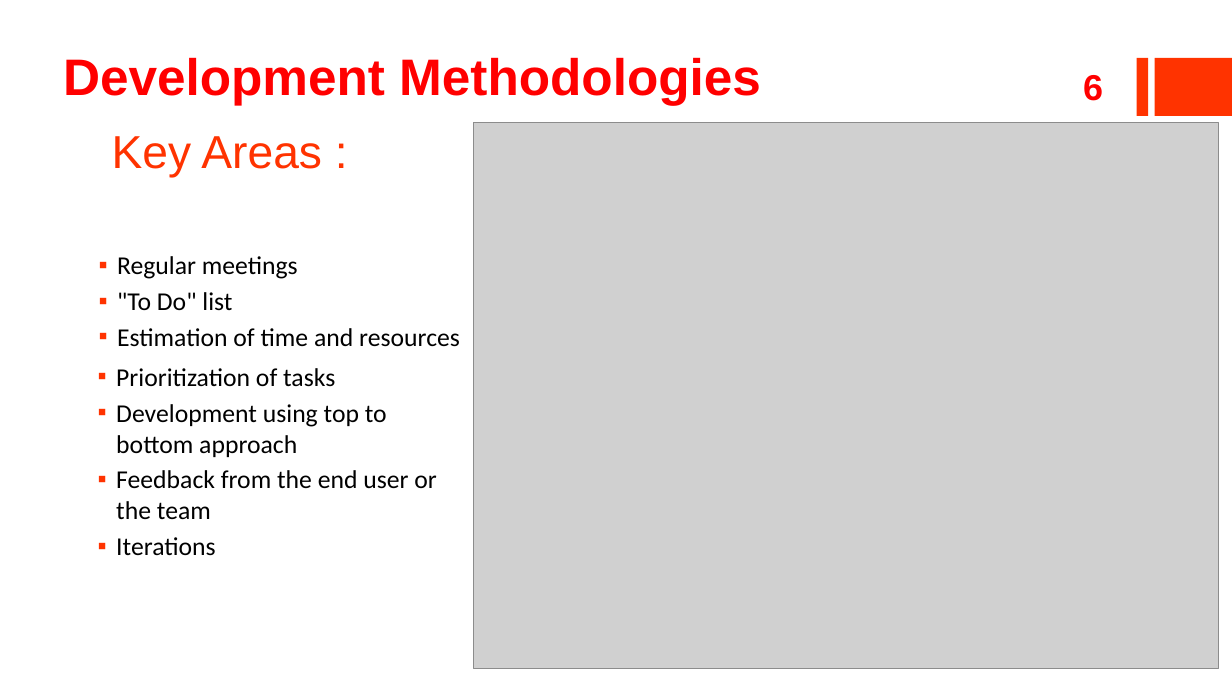
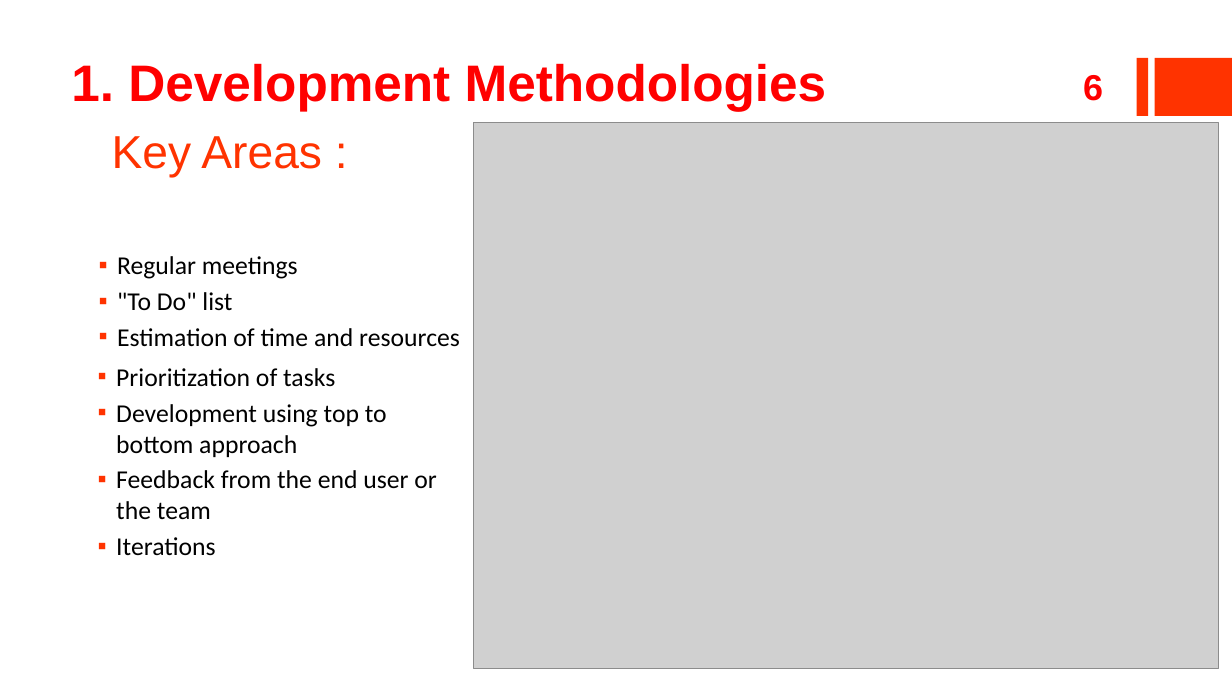
Before and after one commit to ildyria/Arimaa, a slide deck: slide 6 of Docs/Reports/Planning Presentation/V2Planning.pptx. Drawn at 1232x693 pixels with LibreOffice and Linux fonts; fonts in the diff are those of the drawing; grey boxes stand for pictures. Boxes give left, top, right and bottom in pixels: in the first picture for what was removed or moved away, otherwise in the second. Text is boxed around its words. In the diff, an @@ line names an element or a change of style, - is before the commit and + after.

```diff
--- a/Docs/Reports/Planning Presentation/V2Planning.pptx
+++ b/Docs/Reports/Planning Presentation/V2Planning.pptx
@@ text "1. Development Methodologies" at [71, 63, 827, 111]: vertical alignment middle to bottom @@
@@ text at [71, 63, 827, 111]: text changed @@
-Development Methodologies
+1. Development Methodologies
```
Also in this commit, not shown: 8 other slides changed, 1 slide added, 2 slides removed.
